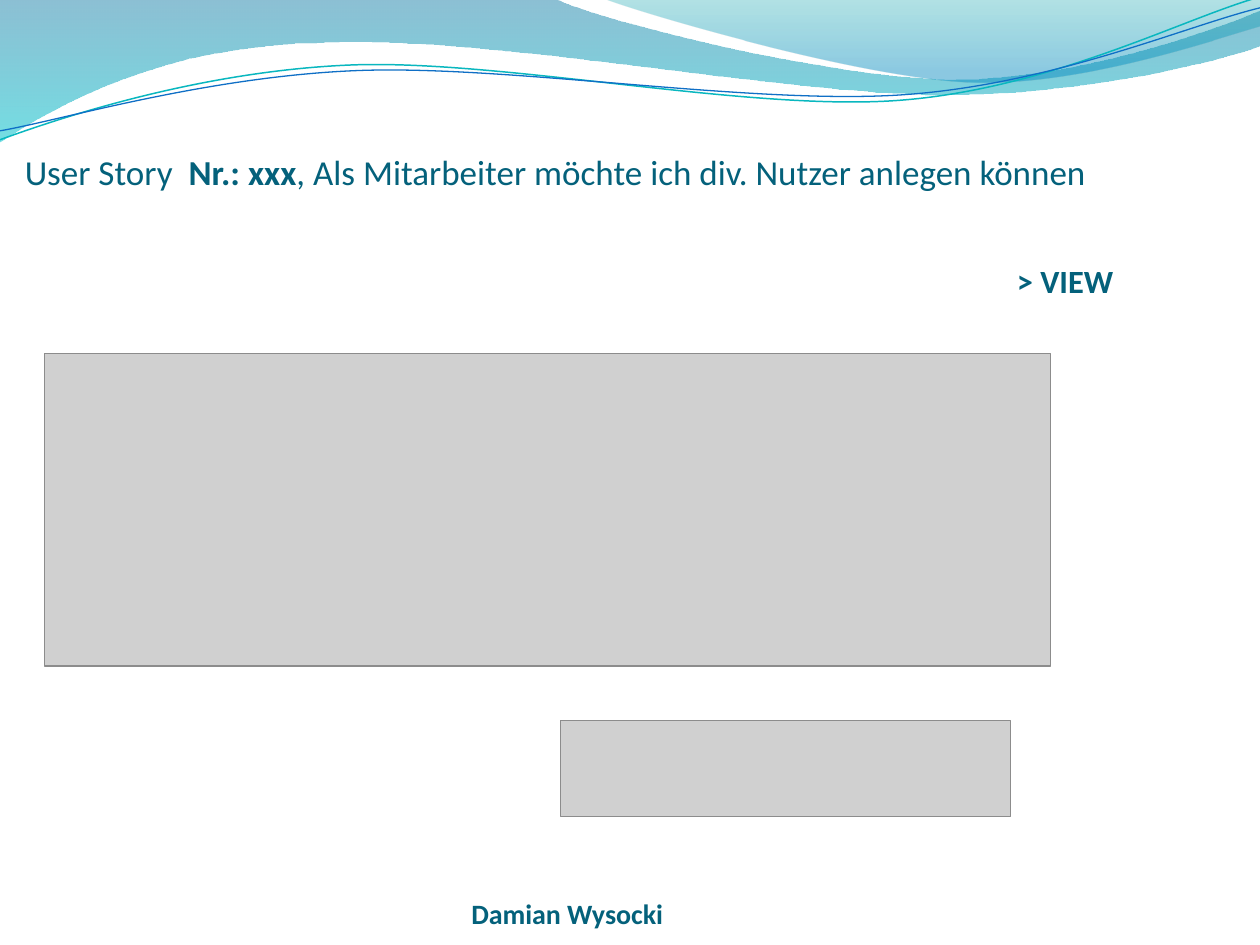
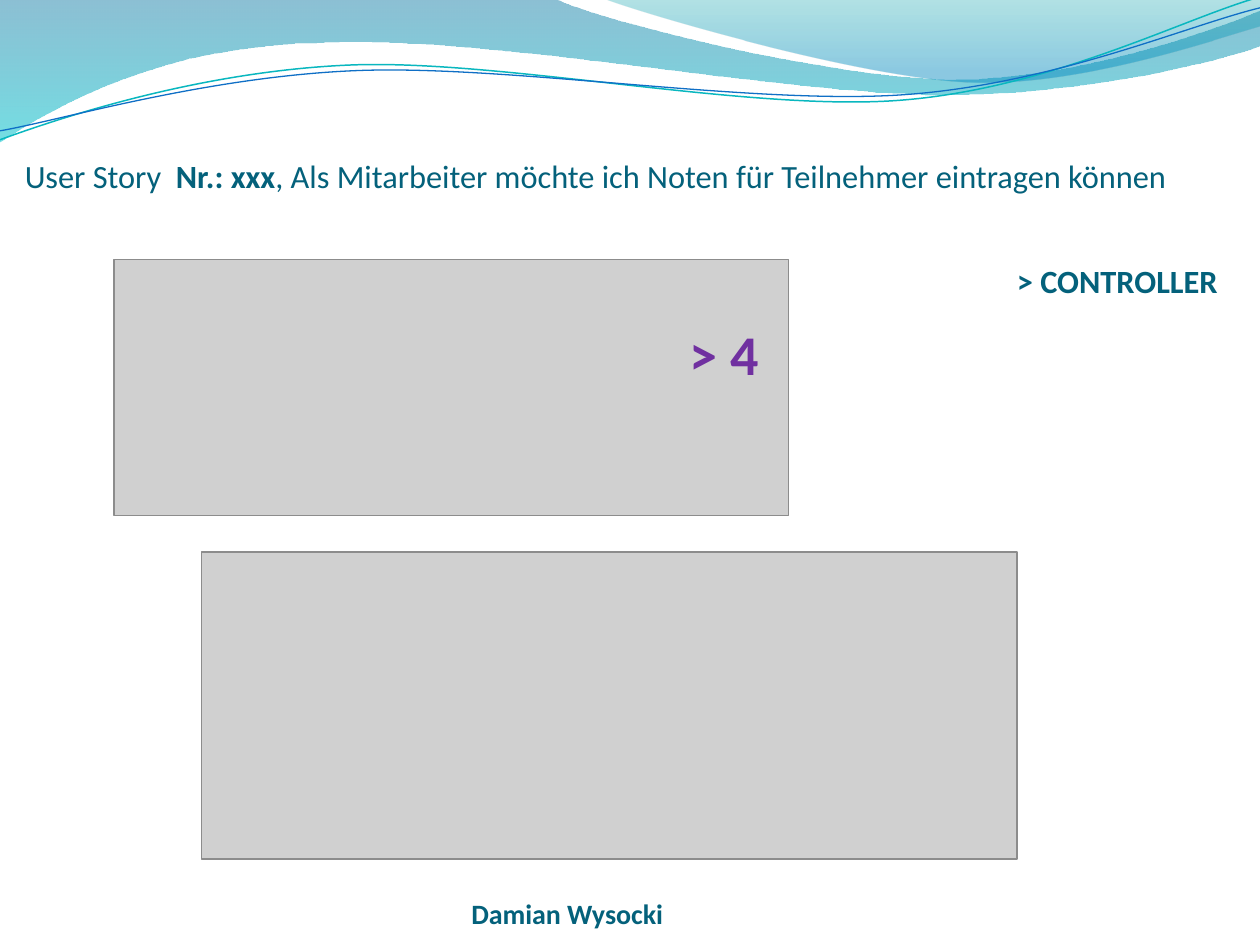
Before and after one commit to wf5ss2015/wfprj, a slide deck: slide 20 of Lehrveranstaltungsmanagement_Präsentation.pptx (slide 13 before the commit). Drawn at 1260x945 pixels with LibreOffice and Linux fonts; fonts in the diff are those of the drawing; grey boxes stand for pictures; background and template pictures are left out. Boxes give left, top, right and bottom in pixels: in the first picture for what was removed or moved away, otherwise in the second. Text is boxed around its words. In the diff, an @@ line names an element or a change of style, - is before the commit and + after.

```diff
--- a/Lehrveranstaltungsmanagement_Präsentation.pptx
+++ b/Lehrveranstaltungsmanagement_Präsentation.pptx
@@ text at [25, 165, 1166, 194]: text changed; size 20 to 18.5 pt @@
-User Story Nr.: xxx, Als Mitarbeiter möchte ich div. Nutzer anlegen können
+User Story Nr.: xxx, Als Mitarbeiter möchte ich Noten für Teilnehmer eintragen können
@@ picture added at [115, 260, 789, 515] @@
@@ text at [1040, 271, 1217, 294]: text changed @@
-> VIEW
+> CONTROLLER
@@ picture removed at [44, 354, 1050, 667] @@
@@ text added at [730, 338, 758, 375], 32 pt, text #7030A0, bold @@
+> 4
@@ picture added at [202, 552, 1017, 859] @@
@@ picture removed at [561, 721, 1011, 816] @@
```
Also in this commit, not shown: 11 other slides changed, 1 other file.
